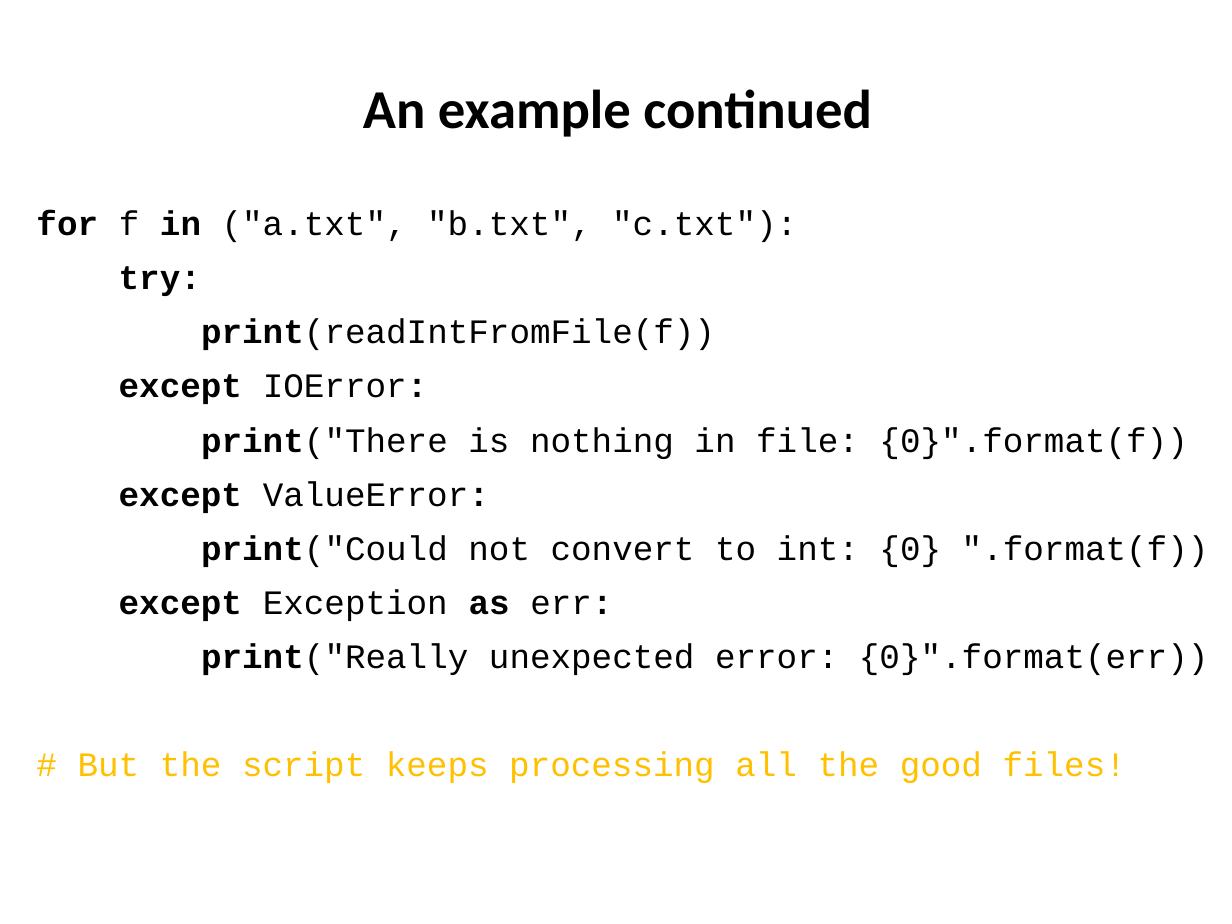
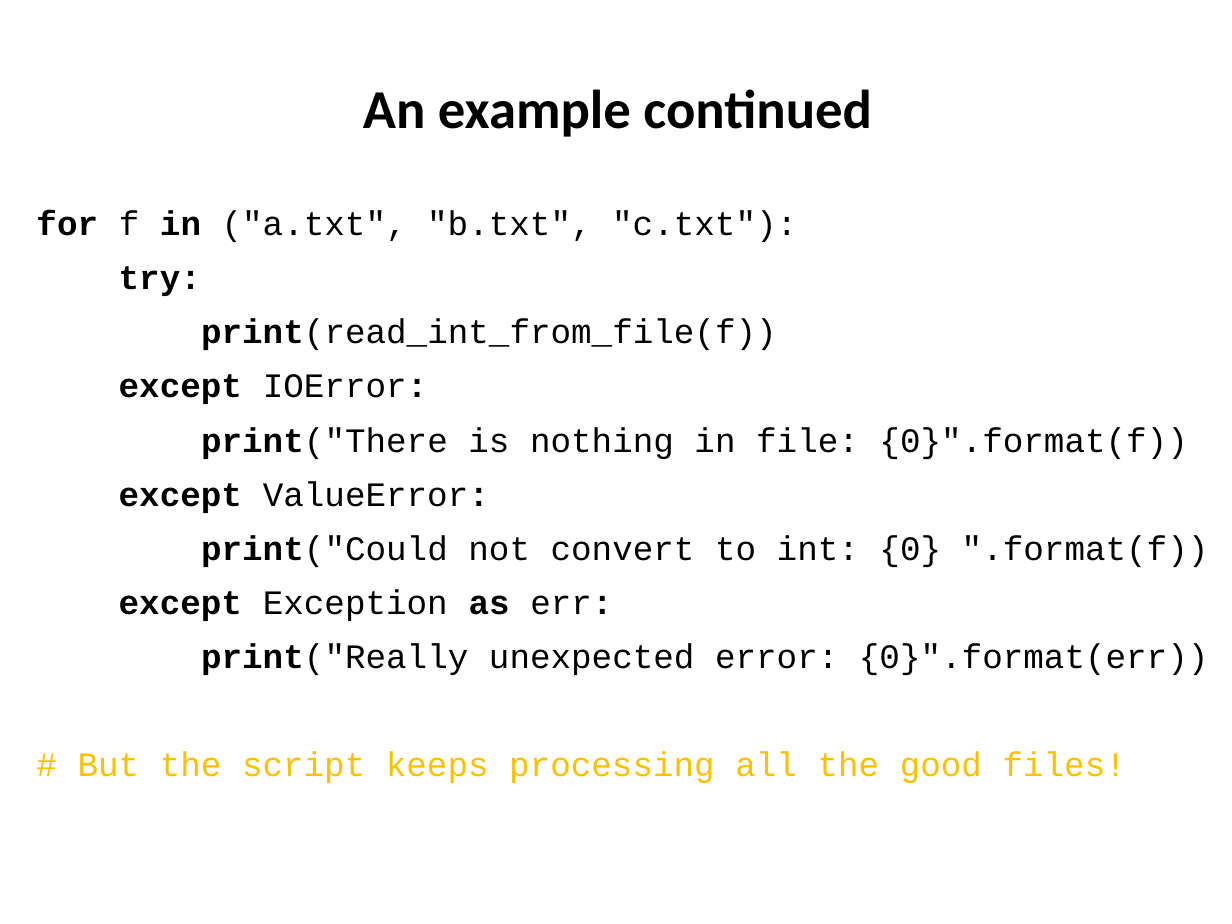
Before and after one commit to ncasuk/ncas-isc, a slide deck: slide 10 of python/presentations/learning_python/20_ceda-error.pptx. Drawn at 1232x924 pixels with LibreOffice and Linux fonts; fonts in the diff are those of the drawing; background and template pictures are left out. Boxes give left, top, right and bottom in pixels: in the first picture for what was removed or moved away, otherwise in the second. Text is boxed around its words. In the diff, an @@ line names an element or a change of style, - is before the commit and + after.

```diff
--- a/python/presentations/learning_python/20_ceda-error.pptx
+++ b/python/presentations/learning_python/20_ceda-error.pptx
@@ text at box(201, 318, 777, 350): text changed @@
-print(readIntFromFile(f))
+print(read_int_from_file(f))
```
Also in this commit, not shown: 2 other slides changed, 1 other file.
